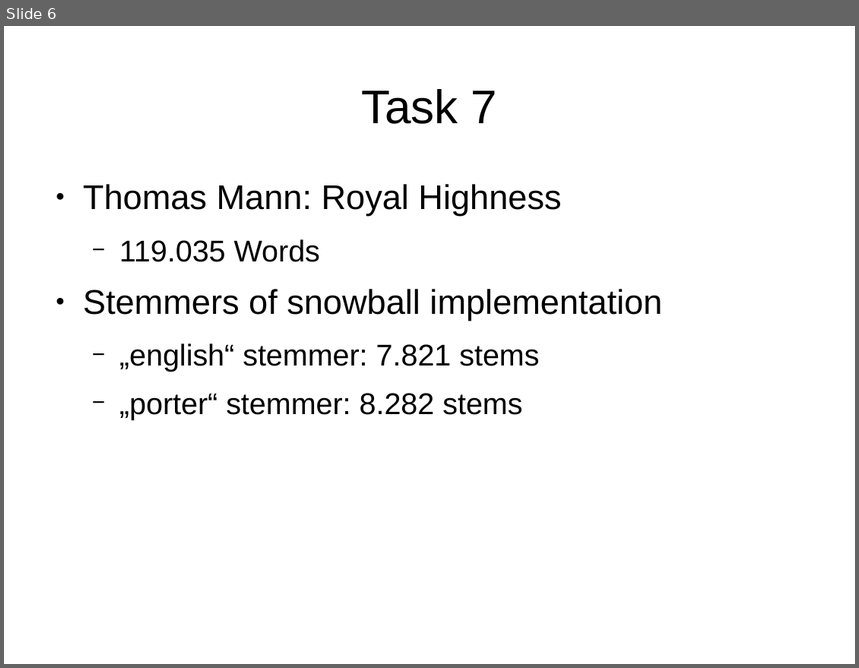
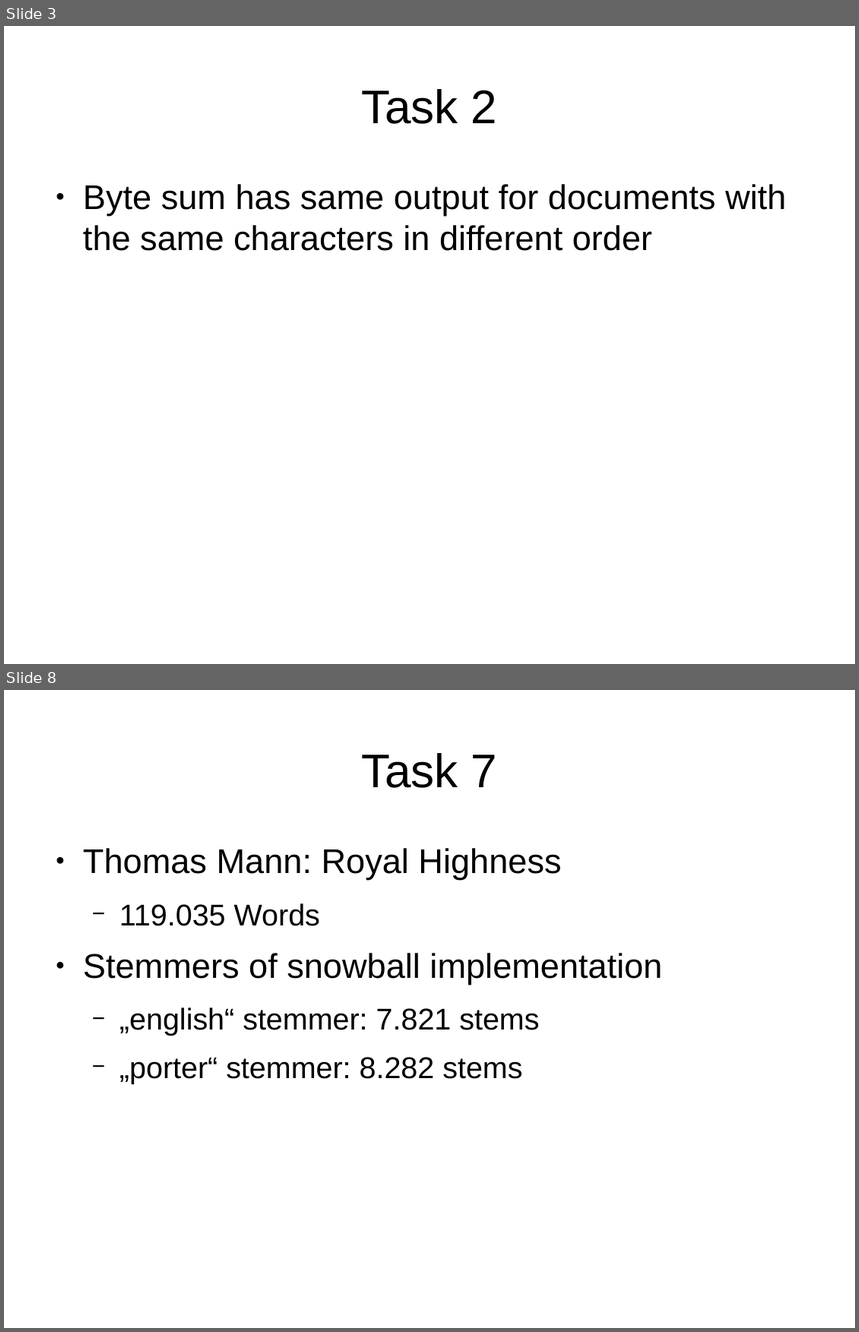
Before and after one commit to thelaui/web-search-exercises, a slide deck: exercises/02/presentation.odp. Shown one above the other, each under a label of ours: slide 6 before the commit, slides 3 and 8 after it; the slides between them are not shown. The pictures are 859x668 and 859x1332 pixels, drawn with LibreOffice and Linux fonts; fonts in the diff are those of the drawing. Boxes give left, top, right and bottom in pixels: in the first picture for what was removed or moved away, otherwise in the second. Text is boxed around its words. In the diff, an @@ line names an element or a change of style, - is before the commit and + after.

```diff
--- a/exercises/02/presentation.odp
+++ b/exercises/02/presentation.odp
@@ slide 3 added at bbox=[4, 26, 855, 664], background #FFFFFF @@
@@ title added at bbox=[361, 89, 498, 124], 44 pt, text #000000 @@
+Task 2
@@ text added at bbox=[83, 184, 786, 251], 32 pt, text #000000 @@
+● Byte sum has same output for documents with the same characters in different order
@@ what was slide 6 is now slide 8 @@
```
Also in this commit, not shown: 4 slides changed, 2 other slides added, 1 slide removed, 1 other file.
